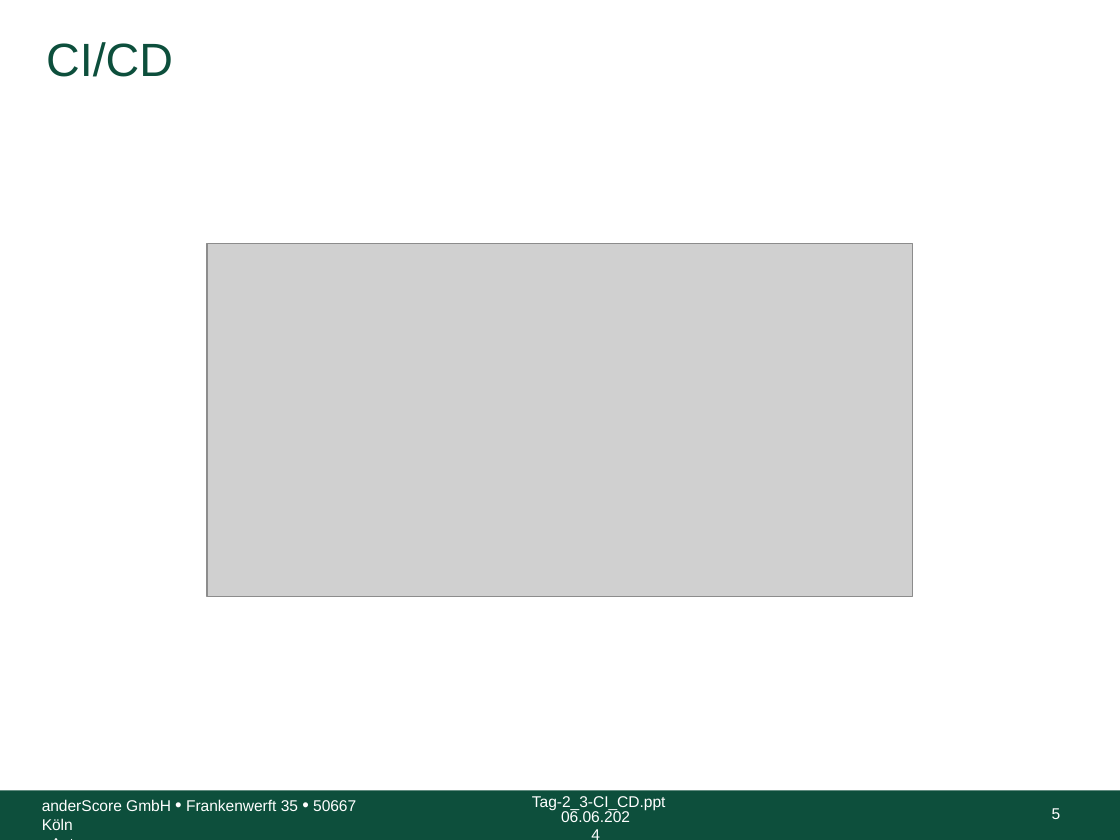
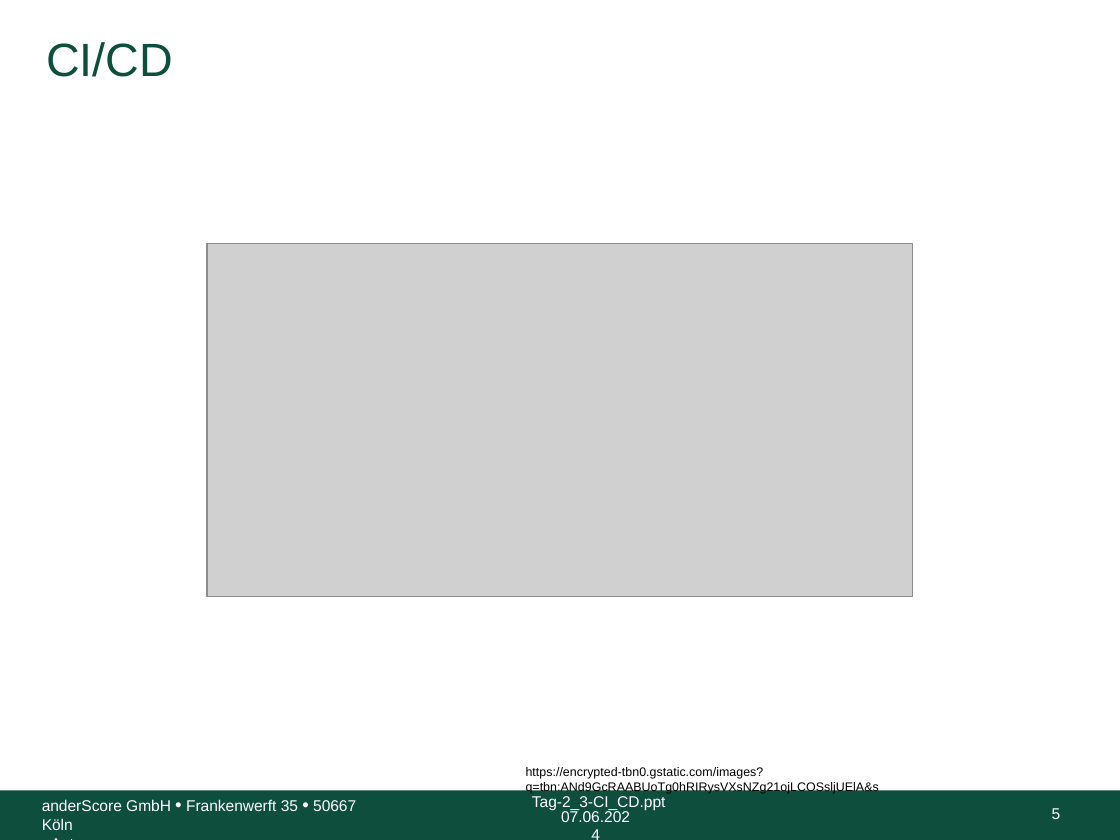
Before and after one commit to anderscore-gmbh/gitlab, a slide deck: slide 5 of slides/Tag-2_4-CI_CD.pptx. Drawn at 1120x840 pixels with LibreOffice and Linux fonts; fonts in the diff are those of the drawing; grey boxes stand for pictures; background and template pictures are left out. Boxes give left, top, right and bottom in pixels: in the first picture for what was removed or moved away, otherwise in the second. Text is boxed around its words. In the diff, an @@ line names an element or a change of style, - is before the commit and + after.

```diff
--- a/slides/Tag-2_4-CI_CD.pptx
+++ b/slides/Tag-2_4-CI_CD.pptx
@@ text added at (x1=526, y1=767, x2=879, y2=795), 8 pt, text #000000 @@
+https://encrypted-tbn0.gstatic.com/images?q=tbn:ANd9GcRAABUoTg0hRIRysVXsNZg21ojLCOSsljUElA&s
@@ text at (x1=561, y1=809, x2=630, y2=822): text changed @@
-06.06.2024
+07.06.2024
```
Also in this commit, not shown: 18 other slides changed, 14 slides added, 1 other file.
